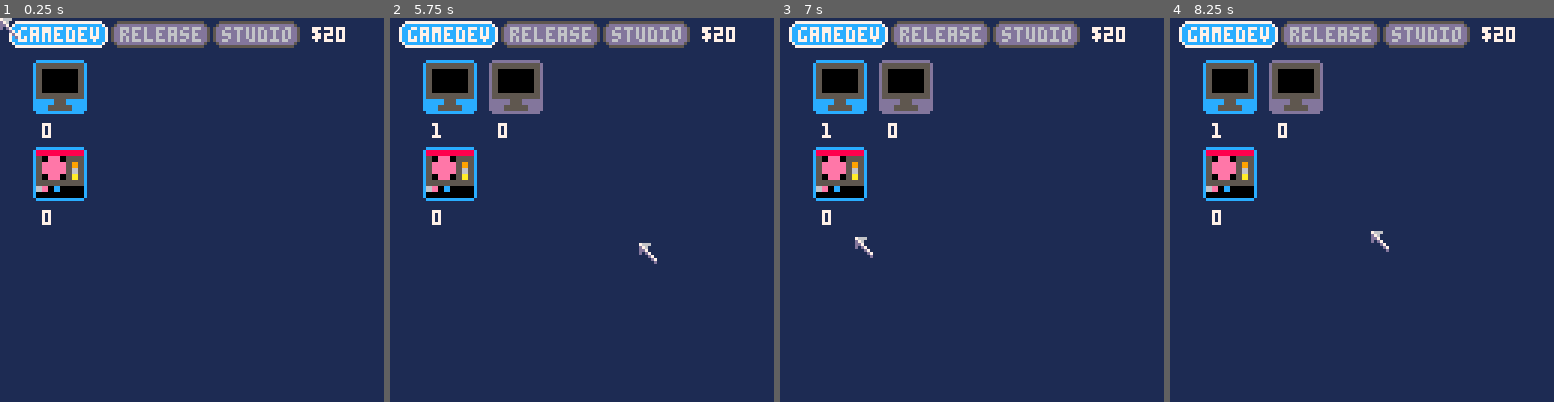
Above: before the commit, frames 1-4 (left to right).
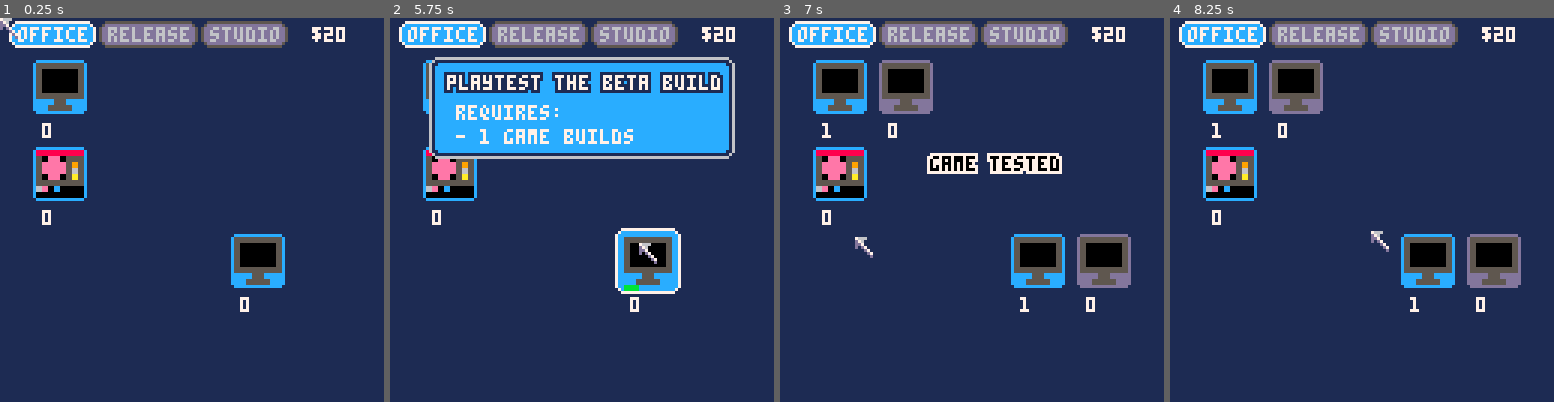
Above: after the commit, the same moments.

Repository: wesen/carts
Game: PICO-8 cartridge games/gamedevgame/gamedevgame.p8
Same seed, same stepped clock (60 frames per second), same inputs: the game is played once before the commit and once after it.
Inputs (mouse positions are in pixels of both pictures, inside the frame that each line leads up to):
- Up to frame 1 (0.25 s): no input
- Up to frame 2 (5.75 s): click (670, 121) at 0.67 s; click (436, 267) at 1.22 s; click (497, 114) at 1.77 s; click (562, 259) at 2.32 s; click (624, 106) at 2.87 s; click (685, 256) at 3.42 s; click (451, 102) at 3.97 s; click (512, 248) at 4.52 s; click (574, 94) at 5.07 s; click (639, 244) at 5.62 s
- Up to frame 3 (7 s): click (1091, 90) at 6.17 s; click (856, 236) at 6.72 s
- Up to frame 4 (8.25 s): click (1308, 83) at 7.27 s; click (1369, 229) at 7.82 s

The runs differ from the first frame. In frame 1, 3.7% of the frame differs, in the area x 6-79%, y 0-77%; in frame 2, 23%, in the area x 6-90%, y 0-77%; in frame 3, 7.5%; in frame 4, 5.7%.

Commit message:
Small resource and tab adjustements

Diff:
--- a/games/gamedevgame/gamedevgame.p8
+++ b/games/gamedevgame/gamedevgame.p8
@@ -717,7 +717,7 @@
  end
 end
 
-tab_game=cls_tab.init("gamedev")
+tab_game=cls_tab.init("office")
 tab_money=cls_money_tab.init("studio")
 tab_release=cls_tab.init("release")
 
@@ -1109,6 +1109,7 @@
  "game tested",
  tab_game
 )
+res_build.created=true
 
 res_release=resource_cls.init(
  "release",
@@ -1132,7 +1133,7 @@
  "tweet",
  "tweets",
  0,0,
- {release=0},
+ {build=0},
  0.5,
  -- spr
  16,
@@ -1146,7 +1147,7 @@
  "youtube",
  "youtube videos",
  1,0,
- {release=0},
+ {build=0},
  3,
  -- spr
  16,
@@ -1160,7 +1161,7 @@
  "twitch",
  "twitch streams",
  2,0,
- {release=0},
+ {build=0},
  3,
  -- spr
  16,
@@ -1174,7 +1175,7 @@
  "gamer",
  "gamers",
  0,1,
- {tweet=5,youtube=5,twitch=5},
+ {tweet=5,youtube=5,twitch=5,release=0},
  3,
  -- spr
  80,
--- a/games/gamedevgame/resources.lua
+++ b/games/gamedevgame/resources.lua
@@ -193,6 +193,7 @@
  "game tested",
  tab_game
 )
+res_build.created=true
 
 res_release=resource_cls.init(
  "release",
@@ -216,7 +217,7 @@
  "tweet",
  "tweets",
  0,0,
- {release=0},
+ {build=0},
  0.5,
  -- spr
  16,
@@ -230,7 +231,7 @@
  "youtube",
  "youtube videos",
  1,0,
- {release=0},
+ {build=0},
  3,
  -- spr
  16,
@@ -244,7 +245,7 @@
  "twitch",
  "twitch streams",
  2,0,
- {release=0},
+ {build=0},
  3,
  -- spr
  16,
@@ -258,7 +259,7 @@
  "gamer",
  "gamers",
  0,1,
- {tweet=5,youtube=5,twitch=5},
+ {tweet=5,youtube=5,twitch=5,release=0},
  3,
  -- spr
  80,
--- a/games/gamedevgame/tab.lua
+++ b/games/gamedevgame/tab.lua
@@ -32,7 +32,7 @@
  end
 end
 
-tab_game=cls_tab.init("gamedev")
+tab_game=cls_tab.init("office")
 tab_money=cls_money_tab.init("studio")
 tab_release=cls_tab.init("release")
 
